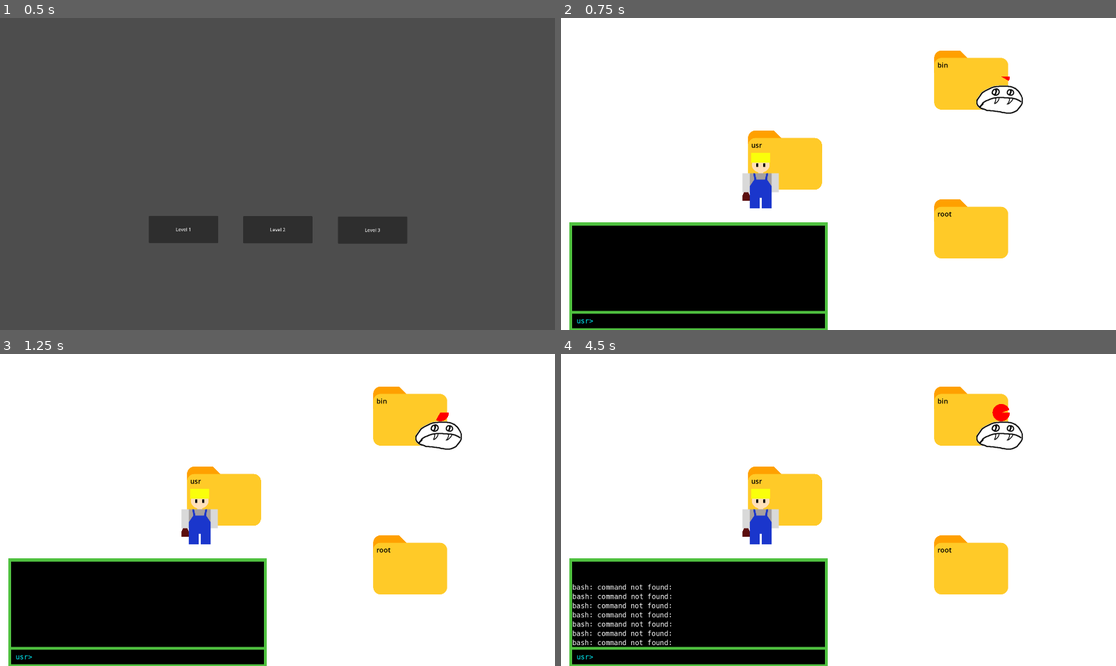
Above: before the commit, frames 1-4 (two rows, left to right).
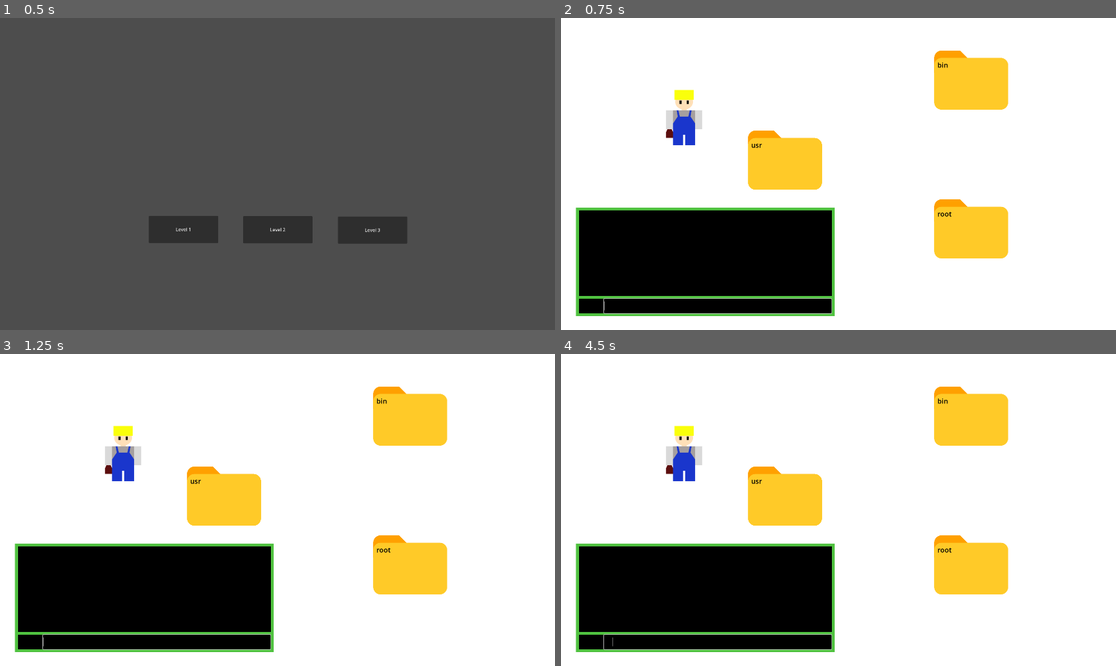
Above: after the commit, the same moments.

Repository: rhycha/G_A-SE_Project-Posixion
Game: Godot game, scene res://main_menu.tscn
The game is run twice, just before and just after one commit, with the same random seed, the same clock (stepped at 60 frames per second) and the same inputs.
Inputs:
- Up to frame 1 (0.5 s): no input
- Up to frame 2 (0.75 s): click "Level 1" at 0.5 s
- Up to frame 3 (1.25 s): no input
- Up to frame 4 (4.5 s): tap Enter at 1.25, 1.35, 2.1, 3.05, 3.5, 3.6, 4.35 s; tap Space at 2, 4.25 s; tap Tab at 2.85 s

Frame 1 is identical in both runs. In frame 2, 9.1% of the frame differs, in the area x 1-84%, y 18-100%; in frame 3, 9.2%; in frame 4, 10%, in the area x 1-84%, y 16-100%.
Error after the commit: Parse Error: Identifier "Global" not declared in the current scope. (res://enemies/tooth_monser/tooth_monser.gd:12)

Commit message:
Add global variables

Diff:
--- a/Source/UI/console/console.gd
+++ b/Source/UI/console/console.gd
@@ -21,7 +21,7 @@
 
 # Called when the node enters the scene tree for the first time.
 func _ready(history_size = 5, text = ">"):
-	#input_field.grab_focus()
+	input_field.grab_focus()
 	#set_current_directory(text)
 	pass
 
--- a/Source/UI/console/console.tscn
+++ b/Source/UI/console/console.tscn
@@ -1,7 +1,7 @@
 [gd_scene load_steps=7 format=3 uid="uid://doyxqlx6p277c"]
 
 [ext_resource type="Script" path="res://UI/console/console.gd" id="1_dohpa"]
-[ext_resource type="FontFile" uid="uid://xmewfts2fgkc" path="res://UI/console/Hack-Regular.ttf" id="2_gc0hn"]
+[ext_resource type="FontFile" uid="uid://xmewfts2fgkc" path="res://common/Hack-Regular.ttf" id="2_gc0hn"]
 
 [sub_resource type="StyleBoxFlat" id="StyleBoxFlat_eea8e"]
 bg_color = Color(0.313726, 0.760784, 0.25098, 1)
--- /dev/null
+++ b/Source/UI/game_over_screen/game_over_screen.gd
@@ -0,0 +1,14 @@
+extends CanvasLayer
+
+func _ready():
+	pass # Replace with function body.
+
+func _on_quit_button_pressed():
+	get_tree().quit()
+
+func _on_menu_button_pressed():
+	get_tree().change_scene_to_file("res://main_menu.tscn")
+
+
+func _on_restart_button_pressed():
+	pass # Replace with function body.
--- /dev/null
+++ b/Source/UI/game_over_screen/game_over_screen.tscn
@@ -0,0 +1,60 @@
+[gd_scene load_steps=5 format=3 uid="uid://da5dvrophsxr"]
+
+[ext_resource type="Script" path="res://UI/game_over_screen/game_over_screen.gd" id="1_74hav"]
+[ext_resource type="FontFile" uid="uid://xmewfts2fgkc" path="res://common/Hack-Regular.ttf" id="1_on6dk"]
+[ext_resource type="Theme" uid="uid://b24o8t8xwrjia" path="res://common/Hack_regular_36.tres" id="2_meow5"]
+
+[sub_resource type="LabelSettings" id="LabelSettings_bvoks"]
+font = ExtResource("1_on6dk")
+font_size = 64
+
+[node name="CanvasLayer" type="CanvasLayer"]
+script = ExtResource("1_74hav")
+
+[node name="PanelContainer" type="PanelContainer" parent="."]
+anchors_preset = 15
+anchor_right = 1.0
+anchor_bottom = 1.0
+grow_horizontal = 2
+grow_vertical = 2
+size_flags_horizontal = 4
+
+[node name="MarginContainer" type="MarginContainer" parent="PanelContainer"]
+layout_mode = 2
+theme_override_constants/margin_left = 20
+theme_override_constants/margin_top = 20
+theme_override_constants/margin_right = 20
+theme_override_constants/margin_bottom = 20
+
+[node name="VBoxContainer" type="VBoxContainer" parent="PanelContainer/MarginContainer"]
+layout_mode = 2
+
+[node name="Label" type="Label" parent="PanelContainer/MarginContainer/VBoxContainer"]
+layout_mode = 2
+size_flags_vertical = 6
+size_flags_stretch_ratio = 3.52
+text = "GAME OVER"
+label_settings = SubResource("LabelSettings_bvoks")
+horizontal_alignment = 1
+
+[node name="RestartButton" type="Button" parent="PanelContainer/MarginContainer/VBoxContainer"]
+layout_mode = 2
+size_flags_vertical = 3
+theme = ExtResource("2_meow5")
+text = "Restart"
+
+[node name="MenuButton" type="Button" parent="PanelContainer/MarginContainer/VBoxContainer"]
+layout_mode = 2
+size_flags_vertical = 3
+theme = ExtResource("2_meow5")
+text = "Main menu"
+
+[node name="QuitButton" type="Button" parent="PanelContainer/MarginContainer/VBoxContainer"]
+layout_mode = 2
+size_flags_vertical = 3
+theme = ExtResource("2_meow5")
+text = "Quit"
+
+[connection signal="pressed" from="PanelContainer/MarginContainer/VBoxContainer/RestartButton" to="." method="_on_restart_button_pressed"]
+[connection signal="pressed" from="PanelContainer/MarginContainer/VBoxContainer/MenuButton" to="." method="_on_menu_button_pressed"]
+[connection signal="pressed" from="PanelContainer/MarginContainer/VBoxContainer/QuitButton" to="." method="_on_quit_button_pressed"]
--- a/Source/UI/timer/visual_timer.tscn
+++ b/Source/UI/timer/visual_timer.tscn
@@ -1,6 +1,6 @@
 [gd_scene load_steps=2 format=3 uid="uid://cakqcll0w3t83"]
 
-[ext_resource type="Script" path="res://VisualTimer.gd" id="1_rtw6x"]
+[ext_resource type="Script" path="res://UI/timer/VisualTimer.gd" id="1_rtw6x"]
 
 [node name="VisualTimer" type="Control"]
 layout_mode = 3
--- /dev/null
+++ b/Source/common/Hack_regular_36.tres
@@ -0,0 +1,7 @@
+[gd_resource type="Theme" load_steps=2 format=3 uid="uid://b24o8t8xwrjia"]
+
+[ext_resource type="FontFile" uid="uid://xmewfts2fgkc" path="res://common/Hack-Regular.ttf" id="1_svy55"]
+
+[resource]
+default_font = ExtResource("1_svy55")
+default_font_size = 36
--- /dev/null
+++ b/Source/common/Hack_regular_64.tres
@@ -0,0 +1,7 @@
+[gd_resource type="Theme" load_steps=2 format=3 uid="uid://dy13rs4l22nmn"]
+
+[ext_resource type="FontFile" uid="uid://xmewfts2fgkc" path="res://common/Hack-Regular.ttf" id="1_lya3n"]
+
+[resource]
+default_font = ExtResource("1_lya3n")
+default_font_size = 64
--- a/Source/enemies/tooth_monser/tooth_monser.gd
+++ b/Source/enemies/tooth_monser/tooth_monser.gd
@@ -7,10 +7,9 @@
 var current_folder
 
 # Called when the node enters the scene tree for the first time.
-func place_in_folder(folder, folder_position):
+func place_in_folder(folder):
 	current_folder = folder
-
-	set_global_position(folder_position)
+	set_global_position(Global.folder_references[folder].get_enemy_position())
 
 
 func start_visual_timer():
@@ -24,14 +23,18 @@
 	$Timer.start()
 
 
-func move(destination_folder, player_folder_name):
-
+func move():
+	var next_position = Global.available_connections[current_folder].pick_random()
+	position = Global.folder_references[next_position].get_enemy_position()
+	current_folder = next_position
 	return
 
 
 func _process(delta):
+	if Global.player.current_folder == current_folder:
+		catched_player.emit()
 	pass
 
 
 func _on_timer_timeout():
-	catched_player.emit()
+	move()
--- a/Source/enemy.tscn
+++ /dev/null
@@ -1,10 +0,0 @@
-[gd_scene load_steps=2 format=3 uid="uid://37skvdmp7aqo"]
-
-[ext_resource type="Texture2D" uid="uid://8f1ajykc0nq3" path="res://player/player.png" id="1_o36su"]
-
-[node name="CharacterBody2D2" type="CharacterBody2D"]
-
-[node name="Sprite2D" type="Sprite2D" parent="."]
-scale = Vector2(0.272, 0.287)
-texture = ExtResource("1_o36su")
-flip_h = true
--- /dev/null
+++ b/Source/global.gd
@@ -0,0 +1,14 @@
+extends Node
+
+
+static var folder_references = {}
+
+static var available_connections = {}
+
+static var player
+
+
+func setup_folder_references(folder_node):
+	var nodes = folder_node.get_children()
+	for node in nodes:
+		Global.folder_references[node.name] = node
--- a/Source/levels/level1.gd
+++ b/Source/levels/level1.gd
@@ -1,7 +1,6 @@
 extends Node2D
 
 @export var starting_folder : String
-
 @onready var console = $HUD/CLI
 @onready var folders = $Folders
 @onready var player = $Player
@@ -10,27 +9,24 @@
 var available_connections = {
 	"usr": ["bin", "root"],
 	"bin": ["usr", "root"],
-	"root": ["usr", "bin"]
+	"root": ["usr", "bin"],
 }
 
 var monsers_spawn_positions = ["bin"]
 
-
 func setup_folder_connections(folder):
 	folder.connected_folders = available_connections[folder.name]
 
-func setup_player():
-	player.position = folders.get_node(starting_folder).get_player_position()
 
 func _ready():
+	Global.setup_folder_references(folders)
+	Global.available_connections = available_connections
 	console.setup_console(available_connections[starting_folder], starting_folder)
-	setup_player()
 	spawn_monsers()
+	player.setup(starting_folder)
 
 	for folder in folders.get_children():
 		setup_folder_connections(folder)
-
-	pass # Replace with function body.
 
 
 func interpret_command_result(result):
@@ -39,7 +35,7 @@
 	var command_and_arguments = result[0]
 	match command_and_arguments[0]:
 		"cd":
-			player.position = folders.get_node(command_and_arguments[1]).get_player_position()
+			player.move(command_and_arguments[1])
 			console.setup_console(available_connections[command_and_arguments[1]], command_and_arguments[1])
 
 
@@ -57,7 +53,7 @@
 	var monster_scene = preload("res://enemies/tooth_monser/tooth_monser.tscn")
 	for spawn_position in monsers_spawn_positions:
 		var instance = monster_scene.instantiate()
-		instance.place_in_folder(available_connections[spawn_position], folders.get_node(spawn_position).get_enemy_position())
+		instance.place_in_folder(spawn_position)
 		instance.connect("catched_player", _on_tooth_monser_catched_player)
 		$Monsers.add_child(instance)
 
--- a/Source/levels/level1.tscn
+++ b/Source/levels/level1.tscn
@@ -17,10 +17,10 @@
 anchors_preset = 0
 anchor_right = 0.0
 anchor_bottom = 0.0
-offset_left = 29.0
-offset_top = 1084.0
-offset_right = 29.0
-offset_bottom = 1084.0
+offset_left = 52.0
+offset_top = 1032.0
+offset_right = 52.0
+offset_bottom = 1032.0
 grow_horizontal = 1
 grow_vertical = 1
 
--- /dev/null
+++ b/Source/player/player.gd
@@ -0,0 +1,22 @@
+extends Node2D
+
+## Called when the node enters the scene tree for the first time.
+
+var current_folder = ""
+
+func setup(start_folder):
+	move(start_folder)
+	Global.player = self
+
+func move(destination_folder):
+	current_folder = destination_folder
+	set_global_position(Global.folder_references[destination_folder].get_player_position())
+
+
+#func _ready():
+	#pass # Replace with function body.
+#
+#
+## Called every frame. 'delta' is the elapsed time since the previous frame.
+#func _process(delta):
+	#pass
--- a/Source/player/player.tscn
+++ b/Source/player/player.tscn
@@ -1,8 +1,10 @@
-[gd_scene load_steps=2 format=3 uid="uid://cc6bhuqiilc16"]
+[gd_scene load_steps=3 format=3 uid="uid://cc6bhuqiilc16"]
 
 [ext_resource type="Texture2D" uid="uid://8f1ajykc0nq3" path="res://player/player.png" id="1_1haxp"]
+[ext_resource type="Script" path="res://player/player.gd" id="1_5sre0"]
 
 [node name="Player" type="Node2D"]
+script = ExtResource("1_5sre0")
 
 [node name="Sprite2D" type="Sprite2D" parent="."]
 scale = Vector2(0.75, 0.75)
Renamed: Source/VisualTimer.gd -> Source/UI/timer/VisualTimer.gd
Renamed: Source/UI/console/Hack-Regular.ttf -> Source/common/Hack-Regular.ttf
Not shown, changed: Source/common/Hack-Regular.ttf.import
